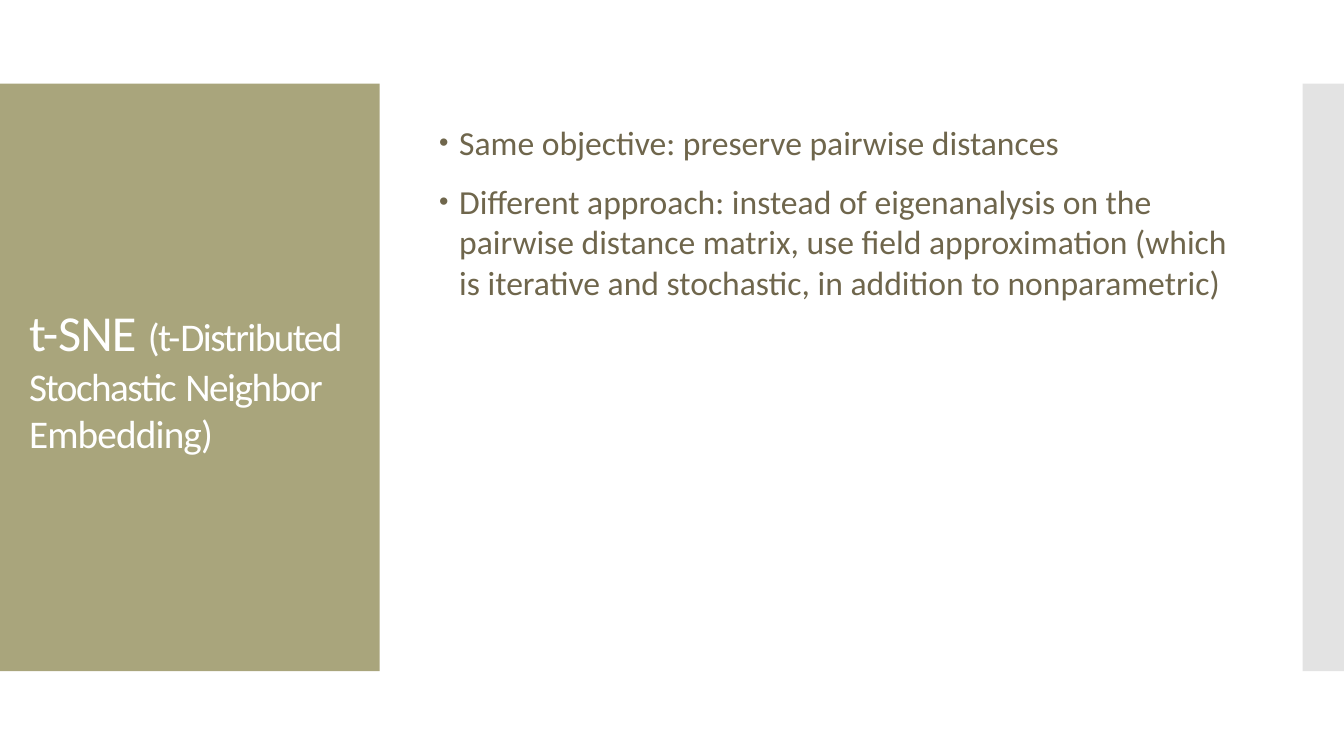
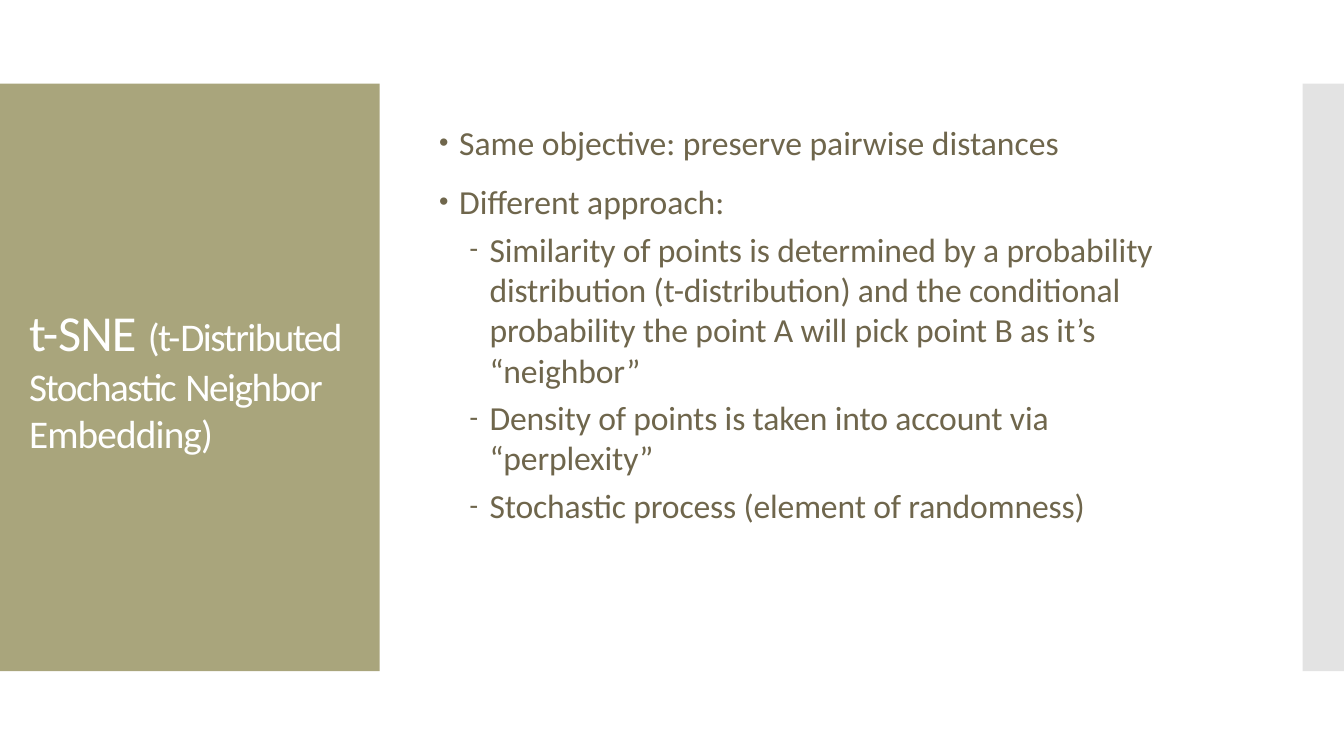
Before and after one commit to amosca01/SDS-CS235, a slide deck: slide 41 of slides/13-big-data.pptx (slide 35 before the commit). Drawn at 1344x756 pixels with LibreOffice and Linux fonts; fonts in the diff are those of the drawing. Boxes give left, top, right and bottom in pixels: in the first picture for what was removed or moved away, otherwise in the second. Text is boxed around its words. In the diff, an @@ line names an element or a change of style, - is before the commit and + after.

```diff
--- a/slides/13-big-data.pptx
+++ b/slides/13-big-data.pptx
@@ text at [459, 190, 1153, 524]: text changed @@
-• Different approach: instead of eigenanalysis on the pairwise distance matrix, use field approximation (which is iterative and stochastic, in addition to nonparametric)
+• Different approach:
+  – Similarity of points is determined by a probability distribution (t-distribution) and the conditional probability the point A will pick point B as it’s “neighbor”
+  – Density of points is taken into account via “perplexity”
+  – Stochastic process (element of randomness)
```
Also in this commit, not shown: 12 other slides changed, 17 slides added, 15 slides removed, 5 other files.
